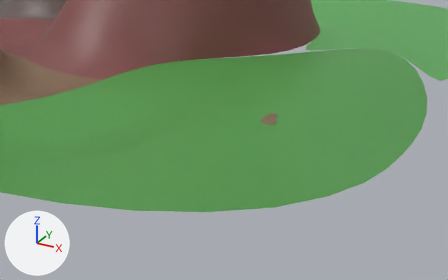
One commit to the Blender file Blender/Scenes/BattleLand.blend: the scene before it, then after it.
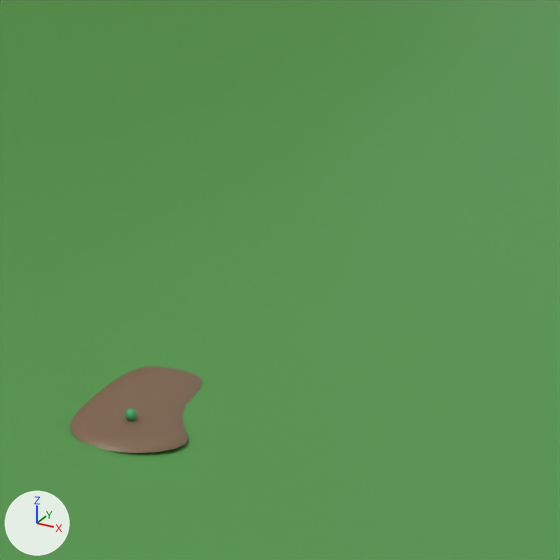
Old and new are each drawn from a 50 mm camera at (494.8, -499.9, 159.5) aimed at (316.4, -175.6, -2.7) and again close up on the part from 56% to 72% of the width and 24% to 49% of the height. Lighting does not change. The marker at lower left points along +X, +Y and +Z. The older version's two pictures come first.
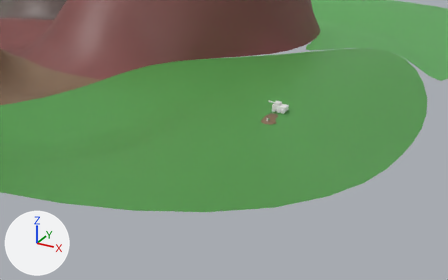
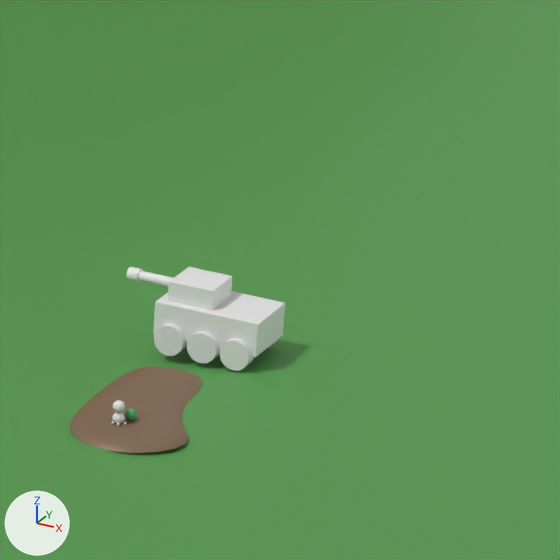
What differs and where, as boxes [x1, y1, x2, y2] in the close-ups (560 x 560 px):
'Cube', added
    after: [153, 291, 285, 357]
'Cube.001', added
    after: [168, 267, 232, 310]
'Cylinder.004', added
    after: [220, 338, 280, 371]
'Cylinder.003', added
    after: [187, 331, 220, 363]
'Cylinder.002', added
    after: [154, 323, 187, 356]
'Cylinder', added
    after: [138, 271, 173, 287]
'Cylinder.001', added
    after: [126, 267, 143, 283]
'body', added
    after: [112, 412, 124, 423]
'head', added
    after: [113, 400, 125, 412]

What changed in the scene script:
```text
Add me_cylinder_004:
    me_cylinder_004.from_pydata(...)  # a 32-sided cylinder along y spanning x -1.34..1.34, y -3.51..-2.22, z -1.36..1.36; a 32-sided cylinder along y spanning x -1.34..1.34, y 2.22..3.51, z -1.36..1.36
Add me_cylinder_003:
    me_cylinder_003.from_pydata(...)  # a 32-sided cylinder along y spanning x -1.36..1.36, y -3.51..-2.22, z -1.36..1.36; a 32-sided cylinder along y spanning x -1.36..1.36, y 2.22..3.51, z -1.36..1.36
Add me_cylinder_001:
    me_cylinder_001.from_pydata(...)  # a 32-sided cylinder along x spanning x -0.507..0.507, y -0.593..0.593, z -0.593..0.593
Add me_cylinder:
    me_cylinder.from_pydata(...)  # a 32-sided cylinder along x spanning x -2.34..2.34, y -0.45..0.45, z -0.45..0.45
Add me_cube_001:
    me_cube_001.from_pydata(...)  # a box spanning x -2.04..2.04, y -2.04..2.04, z -1.0..1.0
Add me_cube:
    me_cube.from_pydata(...)  # a box spanning x -4.76..4.76, y -2.86..2.86, z -1.49..1.49
Add me_sphere_014:
    me_sphere_014.from_pydata(...)  # a UV sphere (32 segments, 16 rings, poles along z) spanning x -1.0..1.0, y -1.0..1.0, z -1.0..1.0
    me_sphere_014.polygons.foreach_set('use_smooth', [True] * 512)
Add ob_cylinder_004:
    ob_cylinder_004 = bpy.data.objects.new('Cylinder.004', me_cylinder_004)
    ob_cylinder_004.parent = ob_tank
    ob_cylinder_004.location = (3.054, 0.0, 1.348)
Add ob_tank:
    ob_tank = bpy.data.objects.new('tank', None)
    ob_tank.location = (342.1, -145.3, 11.91)
    ob_tank.rotation_euler = (0.0149, 0.0338, 0.000251)  # degrees (0.9, 1.9, 0)
Add ob_cylinder_003:
    ob_cylinder_003 = bpy.data.objects.new('Cylinder.003', me_cylinder_003)
    ob_cylinder_003.parent = ob_tank
    ob_cylinder_003.location = (0.0262, 0.0, 1.348)
Add ob_cylinder_002:
    ob_cylinder_002 = bpy.data.objects.new('Cylinder.002', me_cylinder_004.copy())
    ob_cylinder_002.parent = ob_tank
    ob_cylinder_002.location = (-3.063, 0.0, 1.348)
Add ob_cylinder_001:
    ob_cylinder_001 = bpy.data.objects.new('Cylinder.001', me_cylinder_001)
    ob_cylinder_001.parent = ob_tank
    ob_cylinder_001.location = (-8.067, 0.0, 5.15)
Add ob_cylinder:
    ob_cylinder = bpy.data.objects.new('Cylinder', me_cylinder)
    ob_cylinder.parent = ob_tank
    ob_cylinder.location = (-5.532, 0.0, 5.15)
Add ob_cube_001:
    ob_cube_001 = bpy.data.objects.new('Cube.001', me_cube_001)
    ob_cube_001.parent = ob_tank
    ob_cube_001.location = (-1.934, 0.0, 5.061)
Add ob_cube:
    ob_cube = bpy.data.objects.new('Cube', me_cube)
    ob_cube.parent = ob_tank
    ob_cube.location = (0.0, 0.0, 2.837)
Add ob_body:
    ob_body = bpy.data.objects.new('body', me_sphere_014)
    ob_body.parent = ob_hum_middle
    ob_body.location = (0.0, 0.0, -1.0)
Add ob_hum_middle:
    ob_hum_middle = bpy.data.objects.new('hum middle', None)
    ob_hum_middle.parent = ob_hum
    ob_hum_middle.location = (0.0, 0.0, 1.213)
    ob_hum_middle.scale = (0.5, 0.5, 0.5)
Add ob_hum:
    ob_hum = bpy.data.objects.new('Hum', None)
    ob_hum.location = (342.0, -164.9, 11.77)
Add ob_head:
    ob_head = bpy.data.objects.new('head', me_sphere_014.copy())
    ob_head.parent = ob_hum_middle
    ob_head.location = (0.0, 0.0, 1.0)
    ob_head.rotation_euler = (0.0128, -0.024, -0.304)  # degrees (0.7, -1.4, -17)
```
